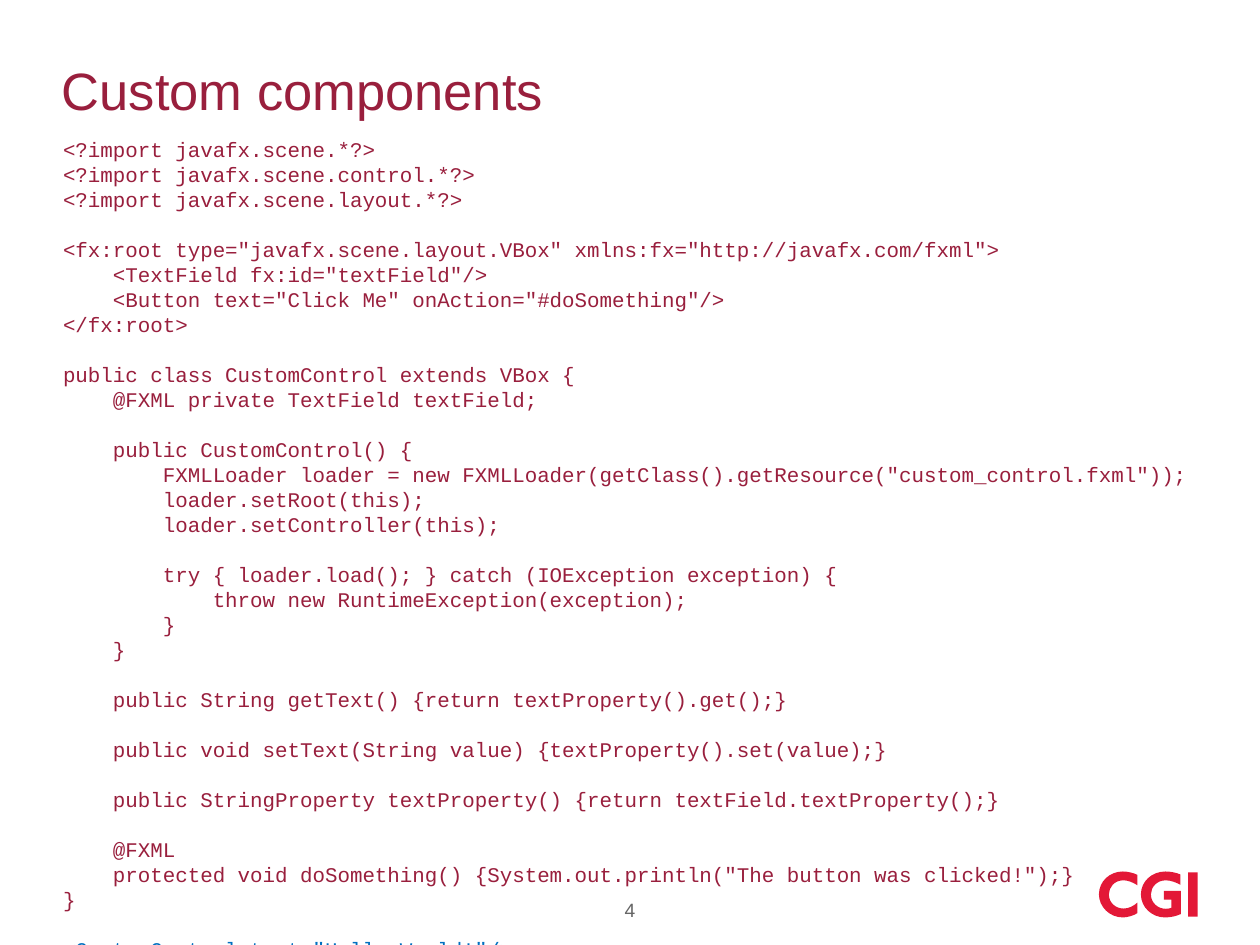
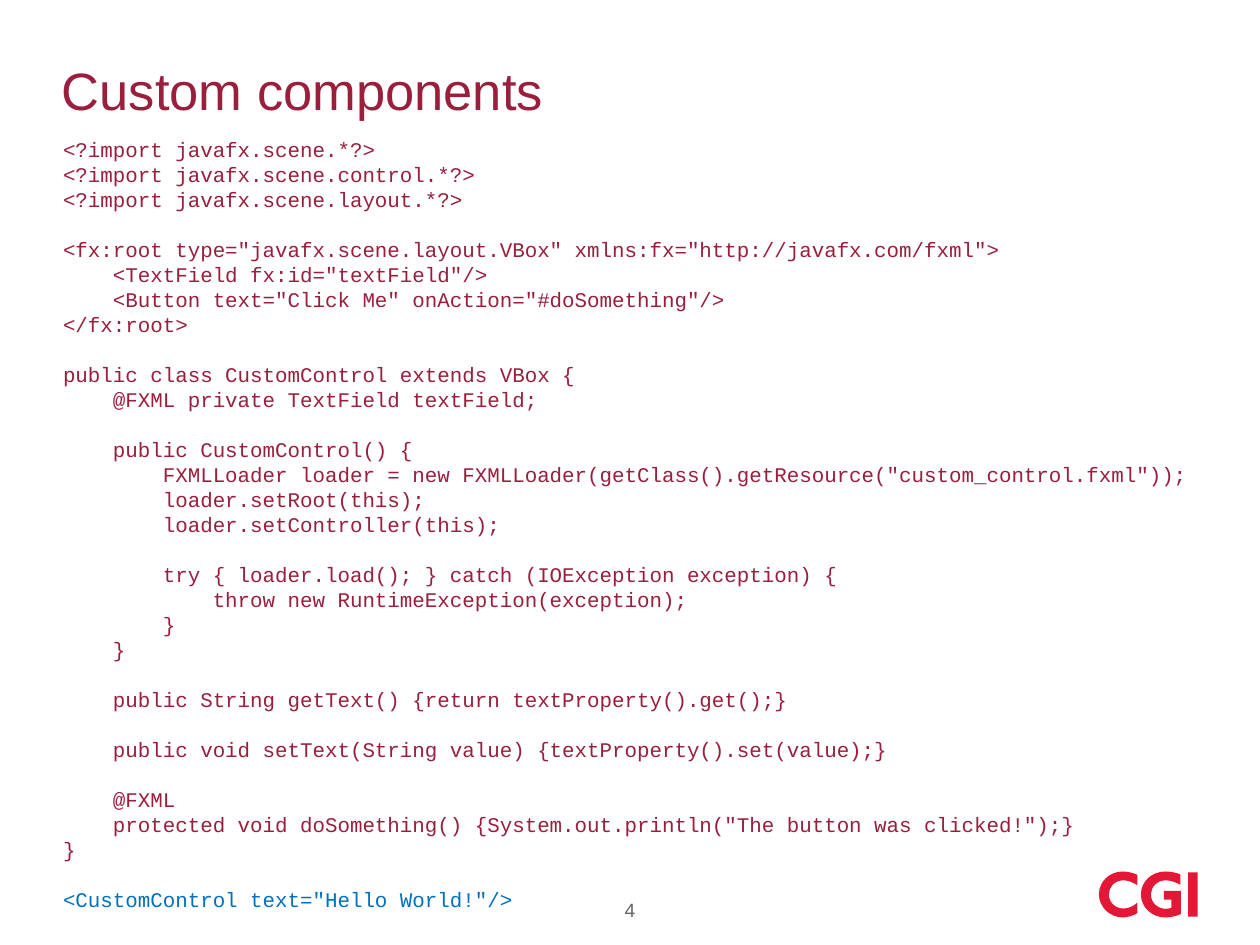
Before and after one commit to pczeeuw/fx_meetup, a slide deck: slide 4 of JavaFX meetup juli 2016.pptx. Drawn at 1260x945 pixels with LibreOffice and Linux fonts; fonts in the diff are those of the drawing; background and template pictures are left out. Boxes give left, top, right and bottom in pixels: in the first picture for what was removed or moved away, otherwise in the second. Text is boxed around its words. In the diff, an @@ line names an element or a change of style, - is before the commit and + after.

```diff
--- a/JavaFX meetup juli 2016.pptx
+++ b/JavaFX meetup juli 2016.pptx
@@ text at bbox=[113, 792, 1000, 812]: paragraph removed @@
-public StringProperty textProperty() {return textField.textProperty();}
```
Also in this commit, not shown: 3 other slides changed.
